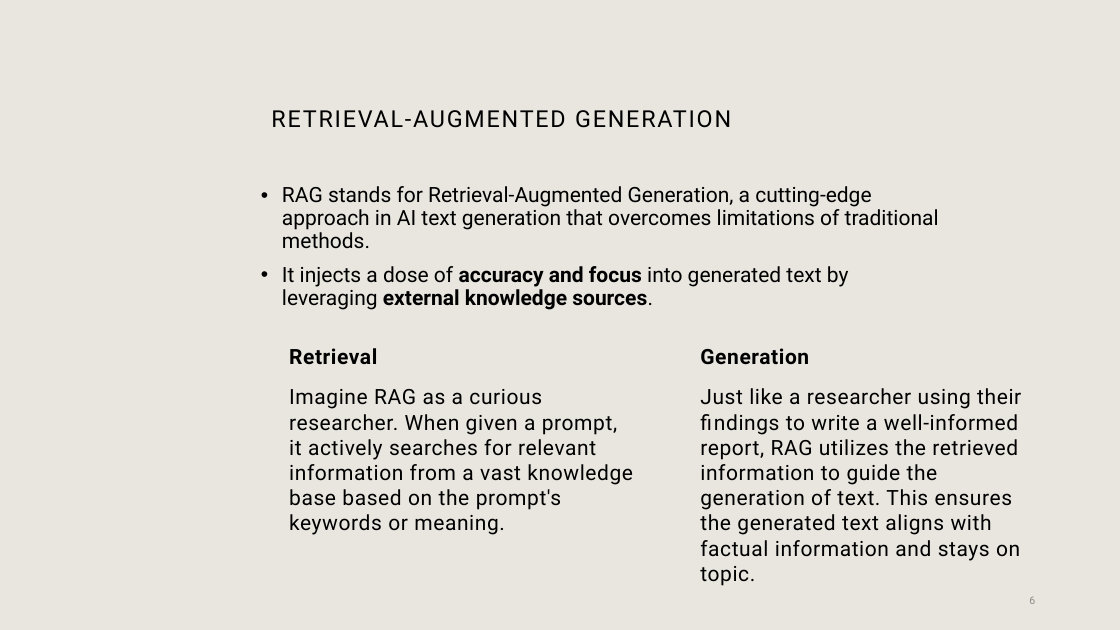
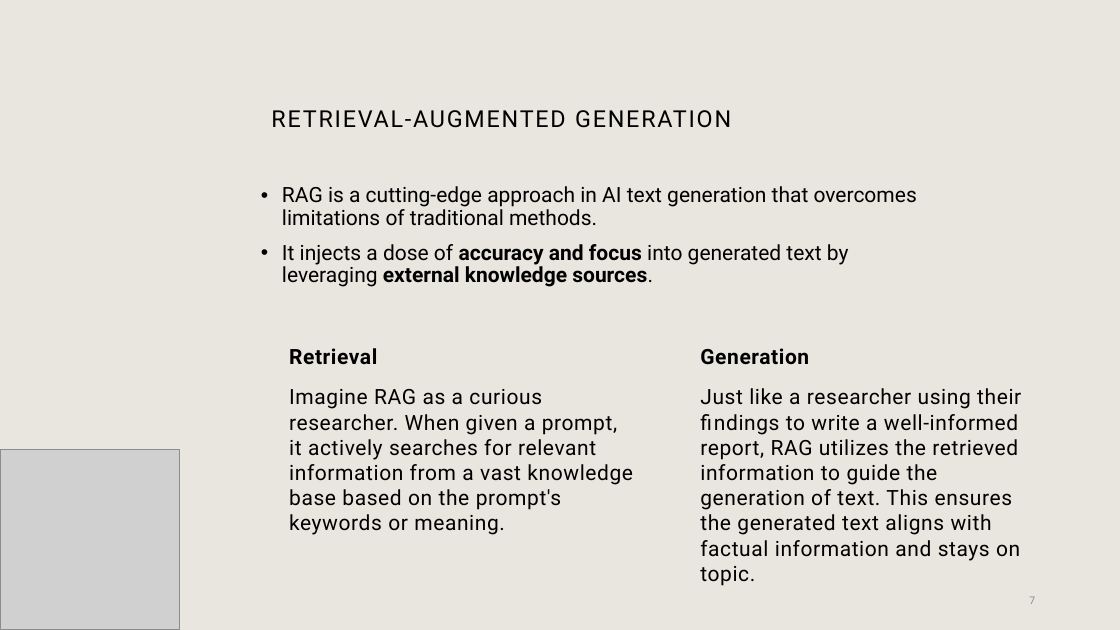
Before and after one commit to chetan284/RAG, a slide deck: slide 7 of RAG Demo Presentation.pptx (slide 6 before the commit). Drawn at 1120x630 pixels with LibreOffice and Linux fonts; fonts in the diff are those of the drawing; grey boxes stand for pictures; background and template pictures are left out. Boxes give left, top, right and bottom in pixels: in the first picture for what was removed or moved away, otherwise in the second. Text is boxed around its words. In the diff, an @@ line names an element or a change of style, - is before the commit and + after.

```diff
--- a/RAG Demo Presentation.pptx
+++ b/RAG Demo Presentation.pptx
@@ text at [282,186,917,226]: text changed @@
-• RAG stands for Retrieval-Augmented Generation, a cutting-edge approach in AI text generation that overcomes limitations of traditional methods.
+• RAG is a cutting-edge approach in AI text generation that overcomes limitations of traditional methods.
@@ picture added at [0,450,180,630] @@
@@ page number at [1029,596,1035,604]: text changed @@
-6
+7
```
Also in this commit, not shown: 1 other slide changed, 1 slide added.
